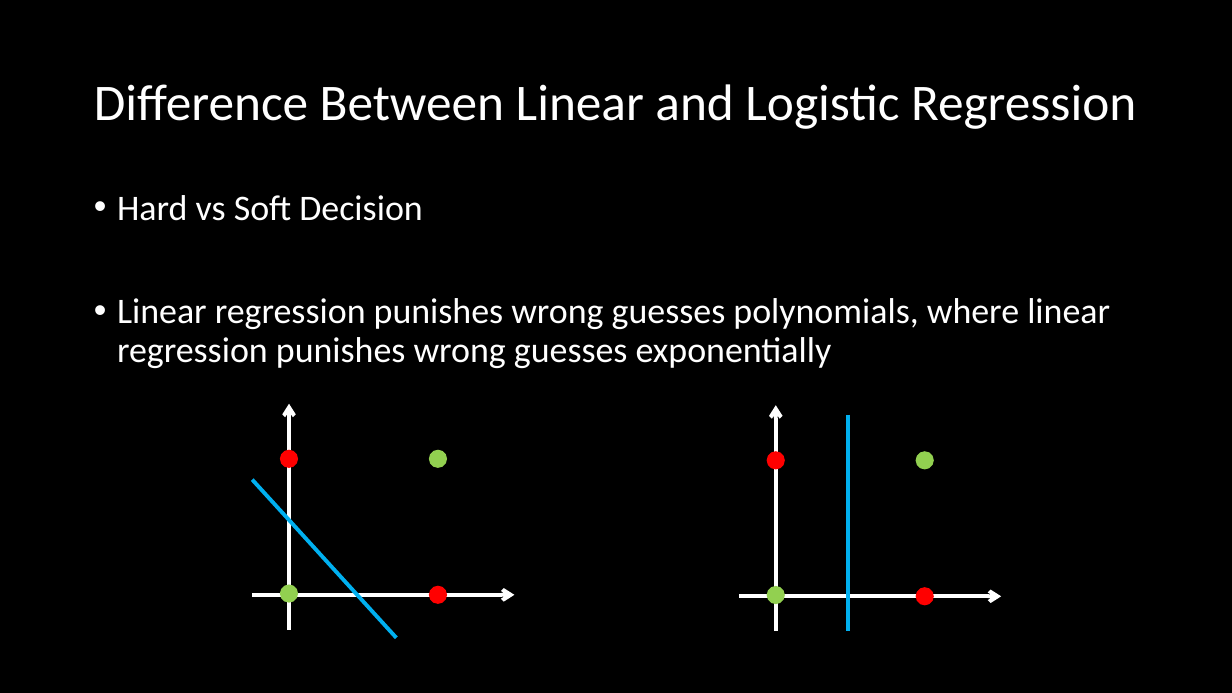
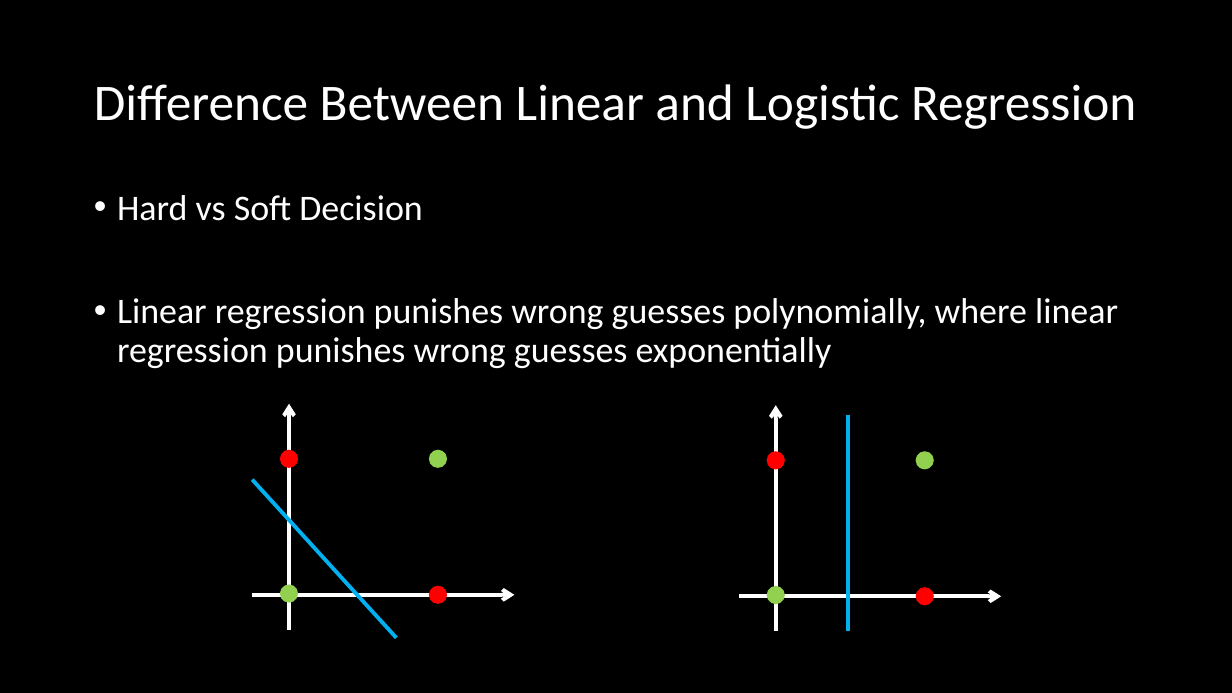
Before and after one commit to ekeilty17/Intro-to-NN-Assigments, a slide deck: slide 6 of L3 - Classification.pptx. Drawn at 1232x693 pixels with LibreOffice and Linux fonts; fonts in the diff are those of the drawing. Boxes give left, top, right and bottom in pixels: in the first picture for what was removed or moved away, otherwise in the second. Text is boxed around its words. In the diff, an @@ line names an element or a change of style, - is before the commit and + after.

```diff
--- a/L3 - Classification.pptx
+++ b/L3 - Classification.pptx
@@ text at bbox=[117, 298, 1118, 368]: text changed @@
-• Linear regression punishes wrong guesses polynomials, where linear regression punishes wrong guesses exponentially
+• Linear regression punishes wrong guesses polynomially, where linear regression punishes wrong guesses exponentially
```
Also in this commit, not shown: 1 other file.
